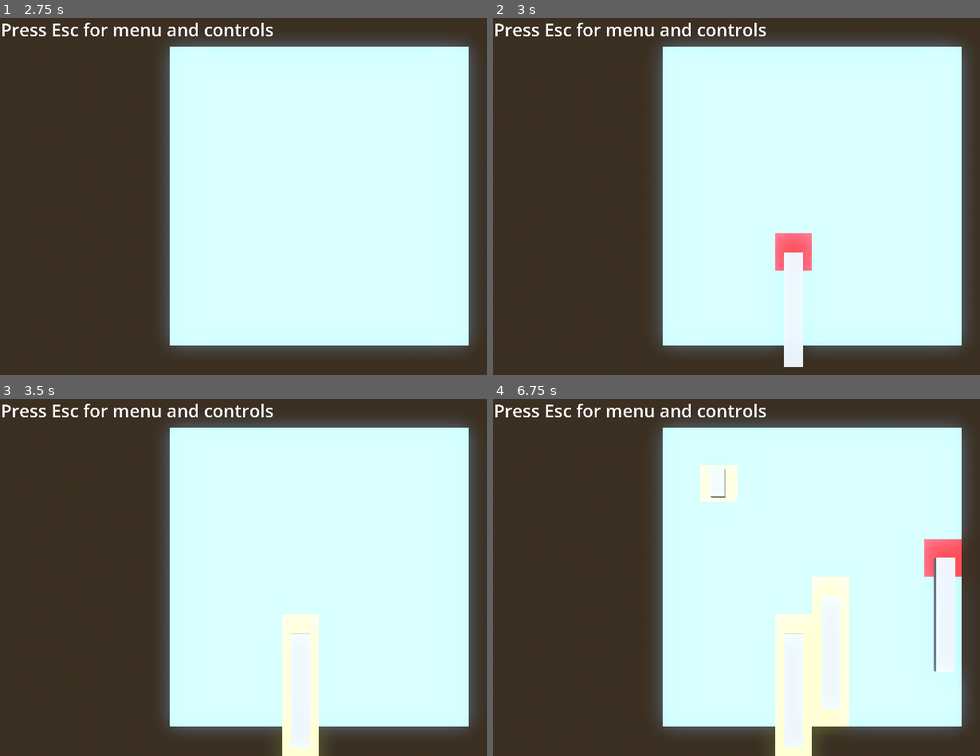
Above: before the commit, frames 1-4 (two rows, left to right).
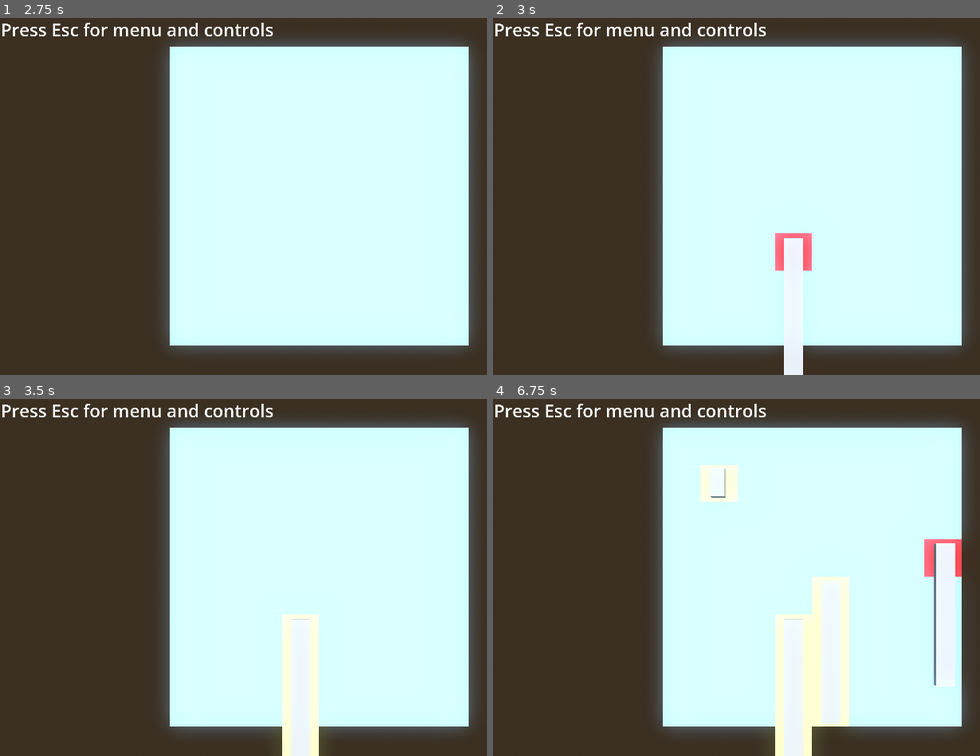
Above: after the commit, the same moments.

Repository: Qwenty228/netcentric
Game: Godot game, scene res://base_level.tscn
Same seed, same stepped clock (60 frames per second), same inputs: the game is played once before the commit and once after it.
Inputs (mouse positions are in pixels of both pictures, inside the frame that each line leads up to):
- Up to frame 1 (2.75 s): tap Enter at 0.5, 2 s; move the mouse to (457, 178) at 0.52 s; click (457, 178) at 0.6 s; tap Space at 1.25 s; move the mouse to (189, 214) at 1.27 s; tap 1 (boat1) at 1.35 s; click (189, 214) at 1.55 s; move the mouse to (384, 117) at 2.02 s; tap 4 (boat4) at 2.1 s; click (384, 117) at 2.3 s
- Up to frame 2 (3 s): tap Space at 2.75 s; move the mouse to (780, 267) at 2.77 s; tap B (build) at 2.85 s
- Up to frame 3 (3.5 s): click (287, 648) at 3.05 s
- Up to frame 4 (6.75 s): tap Enter at 3.5 s; move the mouse to (outside the picture) at 3.52 s; click (outside the picture) at 3.6 s; tap Space at 4.25 s; move the mouse to (619, 523) at 4.27 s; tap R (rotate) at 4.35 s; click (619, 523) at 4.55 s; move the mouse to (843, 577) at 5.02 s; click (843, 577) at 5.1 s; move the mouse to (717, 488) at 5.77 s; tap 1 (boat1) at 5.85 s; click (717, 488) at 6.05 s; move the mouse to (950, 559) at 6.52 s; tap 4 (boat4) at 6.6 s

Frame 1 is identical in both runs. In frame 2, 0.3% of the frame differs, in the area x 59-64%, y 61-100%; in frame 3, 0.3%; in frame 4, 0.9%, in the area x 59-95%, y 40-100%.

Commit message:
Boat stuff

Diff:
--- a/Boats/boat_4.gd
+++ b/Boats/boat_4.gd
@@ -1,3 +1,4 @@
 extends Node3D
 
 @export var units: int = 4
+@export var boat_rotation: float
--- a/Boats/boat_4.tscn
+++ b/Boats/boat_4.tscn
@@ -11,7 +11,7 @@
 
 [node name="CSGBox3D" type="CSGBox3D" parent="." groups=["boat"]]
 transform = Transform3D(1, 0, 0, 0, 1, 0, 0, 0, 1, 0, 0, 6)
-size = Vector3(2, 1, 12)
+size = Vector3(2, 1, 15)
 script = SubResource("GDScript_4ofea")
 
 [node name="head" type="Marker3D" parent="CSGBox3D"]
--- a/Boats/small_boat.tscn
+++ b/Boats/small_boat.tscn
@@ -7,3 +7,5 @@
 
 [node name="CSGBox3D" type="CSGBox3D" parent="." groups=["boat"]]
 size = Vector3(1.5, 1, 3)
+
+[node name="Head" type="Marker3D" parent="CSGBox3D"]
--- a/RayPickerCamera/ray_picker_camera.gd
+++ b/RayPickerCamera/ray_picker_camera.gd
@@ -29,10 +29,11 @@
 
 		Input.set_default_cursor_shape(Input.CURSOR_POINTING_HAND)
 		var collider = ray_cast_3d.get_collider()
-		print(collider)
 		if collider.is_in_group("boat"):
 			if Input.is_action_just_pressed("click"):
 				var temp_cell = grid_map.local_to_map(collider.get_child(0).global_position)
+				var boat_rotation = collider.get_parent().global_rotation
+				print(boat_rotation)
 				for i in range(collider.get_parent().units):
 					grid_map.set_cell_item(temp_cell, 0)
 					temp_cell.z += 1
